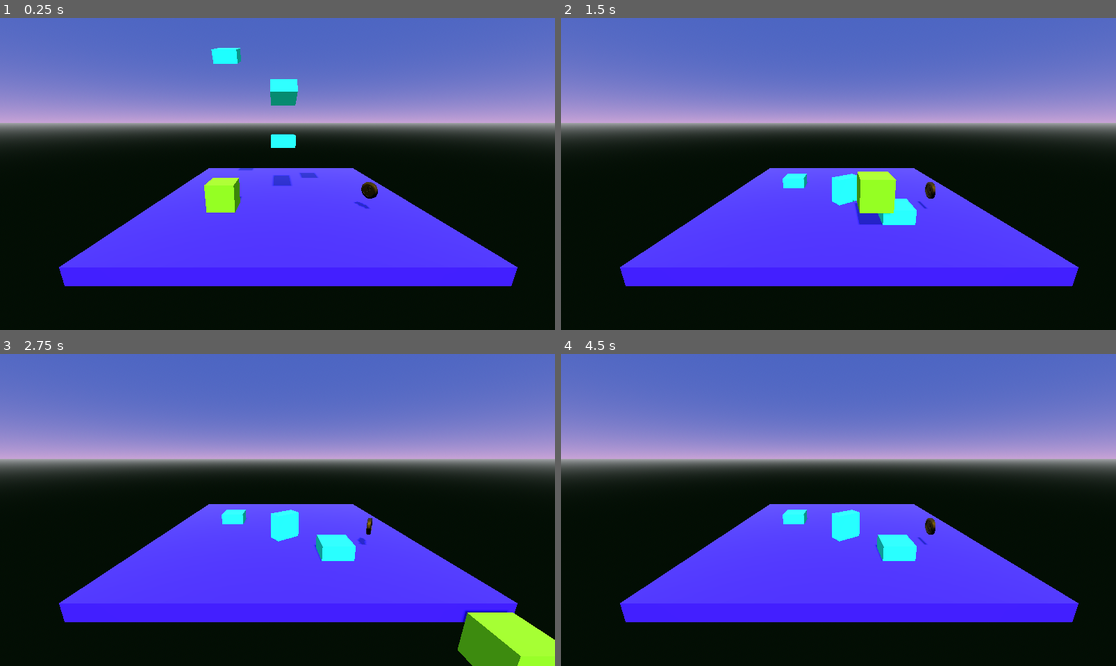
Above: before the commit, frames 1-4 (two rows, left to right).
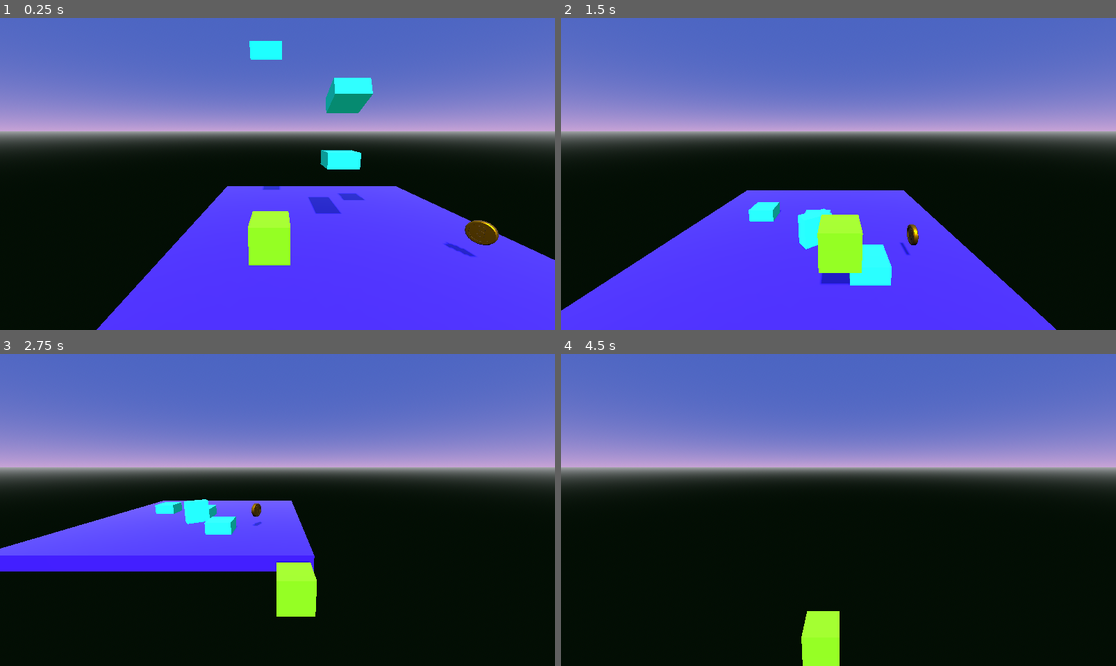
Above: after the commit, the same moments.

Repository: Ricardo-Macias/Simulacion_por_Computadora
Game: Godot game, scene res://level_1.tscn
Two runs of this game, one before a commit and one after it. Both use one fixed random seed, a clock stepped at 60 frames per second and the inputs below. The project has no main scene, so this scene is started directly.
Inputs:
- Up to frame 1 (0.25 s): no input
- Up to frame 2 (1.5 s): tap Enter (ui_accept) at 0.5, 0.77 s; hold Right (ui_right) 0.53-1.28 s; hold Down (ui_down) from 1.28 s (still down)
- Up to frame 3 (2.75 s): tap Enter (ui_accept) at 1.52 s; release Down (ui_down) at 2.03 s; hold Right (ui_right) from 2.03 s (still down)
- Up to frame 4 (4.5 s): release Right (ui_right) at 2.78 s; hold Up (ui_up) 2.78-3.53 s; tap Enter (ui_accept) at 3.02, 3.77 s; hold Left (ui_left) from 3.53 s (still down)

The runs differ from the first frame. In frame 1, 33% of the frame differs, in the area x 0-100%, y 7-100%; in frame 2, 32%; in frame 3, 35%, in the area x 0-100%, y 30-100%; in frame 4, 32%.

Commit message:
feat: smooth camera following

Diff:
--- a/Trabajo_11_Godot_a_Android_o_IOS_con_Entorno_3D/level_1.tscn
+++ b/Trabajo_11_Godot_a_Android_o_IOS_con_Entorno_3D/level_1.tscn
@@ -17,9 +17,6 @@
 size = Vector3(10, 0.5, 10)
 
 [node name="Level1" type="Node3D"]
-
-[node name="Camera3D" type="Camera3D" parent="."]
-transform = Transform3D(1, 0, 0, 0, 0.969732, 0.244174, 0, -0.244174, 0.969732, -0.235102, 3.30333, 8.79933)
 
 [node name="Floor" type="StaticBody3D" parent="."]
 metadata/_edit_group_ = true
--- a/Trabajo_11_Godot_a_Android_o_IOS_con_Entorno_3D/steve.gd
+++ b/Trabajo_11_Godot_a_Android_o_IOS_con_Entorno_3D/steve.gd
@@ -9,6 +9,7 @@
 
 
 func _physics_process(delta):
+
 	# Add the gravity.
 	if not is_on_floor():
 		velocity.y -= gravity * delta
@@ -29,3 +30,6 @@
 		velocity.z = move_toward(velocity.z, 0, SPEED)
 
 	move_and_slide()
+
+	#Make Camera Controller Match the position of myself
+	$Camera_Controller.position = lerp($Camera_Controller.position,position,0.15)
--- a/Trabajo_11_Godot_a_Android_o_IOS_con_Entorno_3D/steve.tscn
+++ b/Trabajo_11_Godot_a_Android_o_IOS_con_Entorno_3D/steve.tscn
@@ -18,3 +18,13 @@
 
 [node name="CollisionShape3D" type="CollisionShape3D" parent="."]
 shape = SubResource("BoxShape3D_kthop")
+
+[node name="Camera_Controller" type="Node3D" parent="."]
+top_level = true
+
+[node name="Camera_Target" type="Node3D" parent="Camera_Controller"]
+transform = Transform3D(1, 0, 0, 0, 0.918777, 0.394776, 0, -0.394776, 0.918777, 0, 2.44745, 5.17347)
+
+[node name="Camera3D" type="Camera3D" parent="Camera_Controller/Camera_Target"]
+transform = Transform3D(1, 0, 0, 0, 0.980412, -0.196956, 0, 0.196956, 0.980412, 0, 0.239546, -0.0604038)
+current = true
